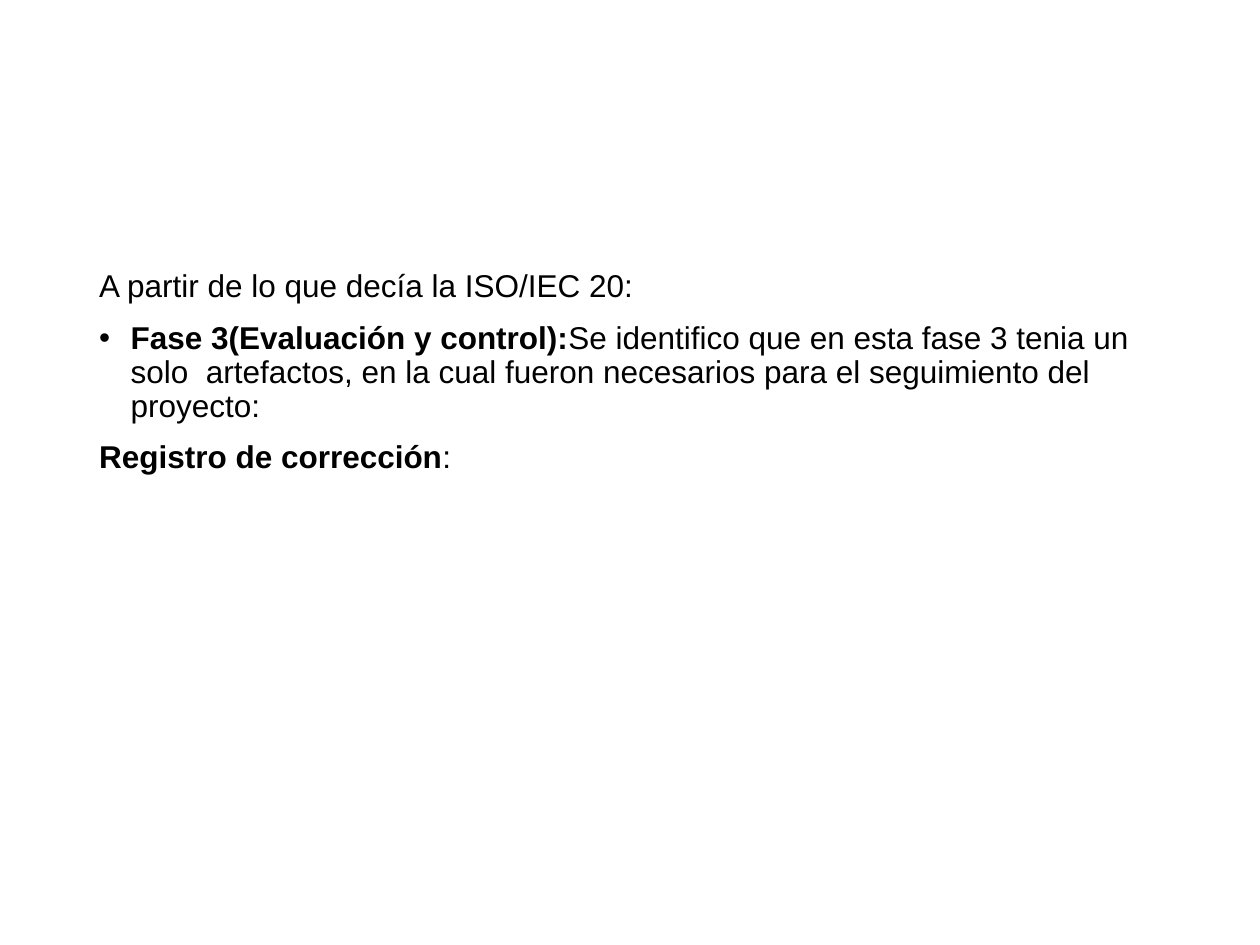
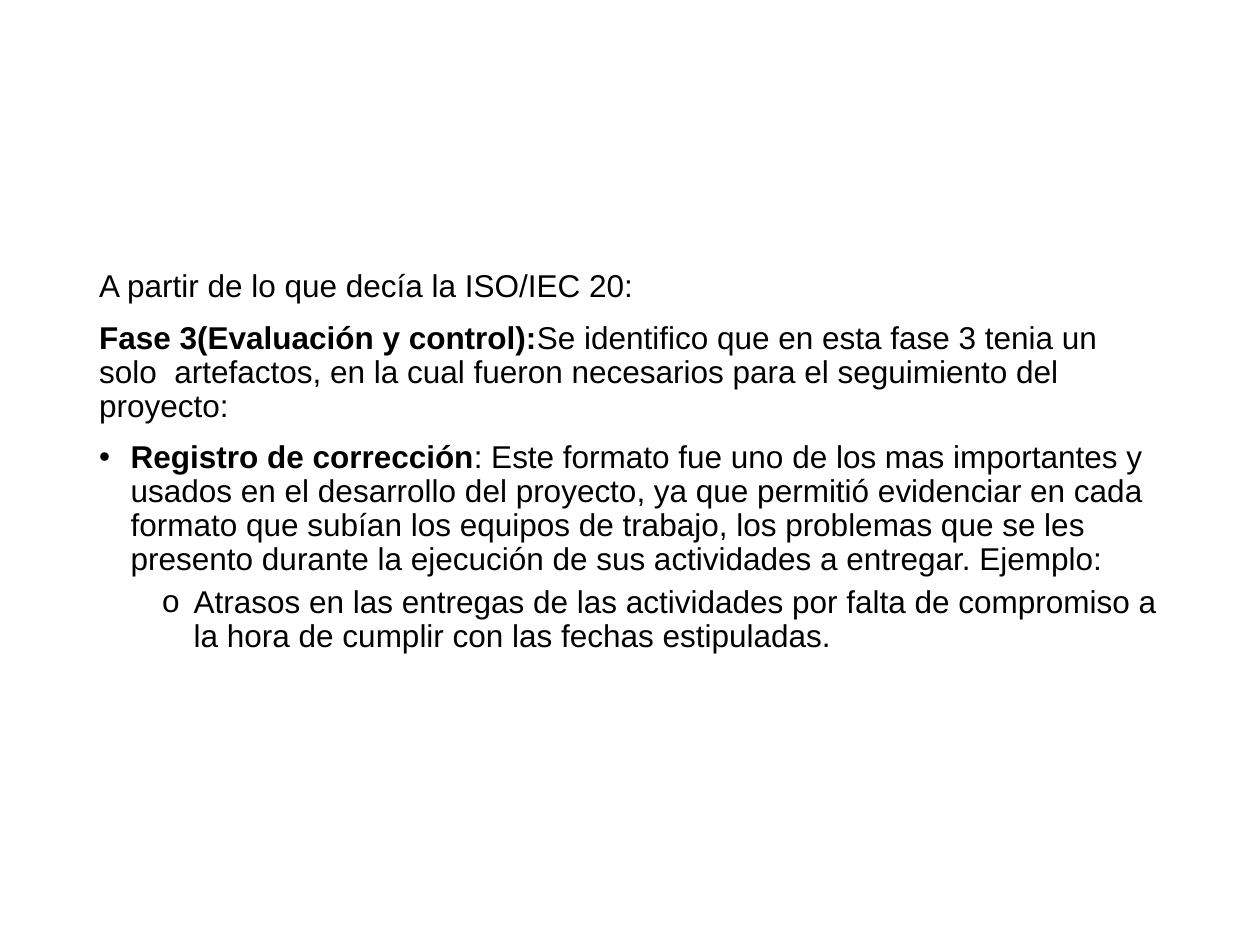
Before and after one commit to cristianpazu/Proyecto-Sanambiente, a slide deck: slide 11 of Documentos de ponencias en eventos y exposiciones/Presentación de la ISO-IEC 29110 a los nuevos integrantes/Exposición ISO-IEC 29110.pptx. Drawn at 1260x945 pixels with LibreOffice and Linux fonts; fonts in the diff are those of the drawing; background and template pictures are left out. Boxes give left, top, right and bottom in pixels: in the first picture for what was removed or moved away, otherwise in the second. Text is boxed around its words. In the diff, an @@ line names an element or a change of style, - is before the commit and + after.

```diff
--- a/Documentos de ponencias en eventos y exposiciones/Presentación de la ISO-IEC 29110 a los nuevos integrantes/Exposición ISO-IEC 29110.pptx
+++ b/Documentos de ponencias en eventos y exposiciones/Presentación de la ISO-IEC 29110 a los nuevos integrantes/Exposición ISO-IEC 29110.pptx
@@ text at bbox=[99, 326, 1097, 423]: bullet • to none @@
@@ text at bbox=[131, 445, 1157, 653]: text changed; bold off @@
-Registro de corrección:
+• Registro de corrección: Este formato fue uno de los mas importantes y usados en el desarrollo del proyecto, ya que permitió evidenciar en cada formato que subían los equipos de trabajo, los problemas que se les presento durante la ejecución de sus actividades a entregar. Ejemplo:
+  o Atrasos en las entregas de las actividades por falta de compromiso a la hora de cumplir con las fechas estipuladas.
```
Also in this commit, not shown: 3 other slides changed, 1 other file.
